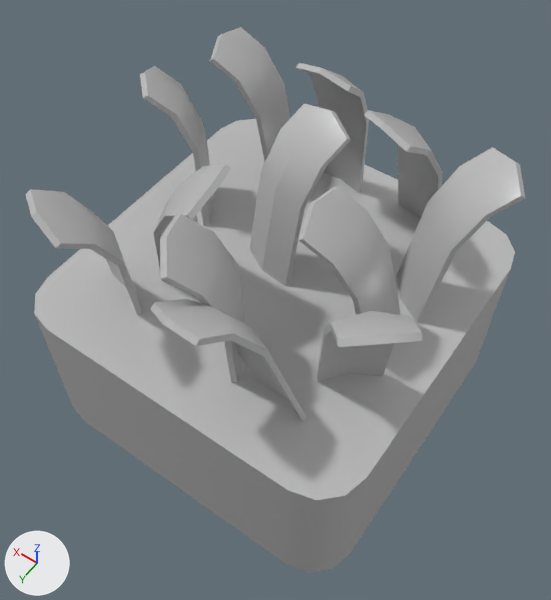
The Blender file pack_world_game/resources/models/tile_grass/tile_grass.blend: old version first, new version second.
Before and after are seen from a 50 mm camera at (-1.53, 2.18, 3.64) aimed at (-0.04, 0.11, 0.37). The axes (+X, +Y, +Z) are drawn at lower left. The lights are the same throughout.

Before the edit, the objects in view are built like this:
```python
mat_material = principled_material('Material')
mat_material.base_color = (0.5, 0.5, 0.5)  # grey #bcbcbc
mat_material.roughness = 0.4
me_plane_034 = bpy.data.meshes.new('Plane.034')
me_plane_034.from_pydata(...)  # 320 vertices, 282 faces; spans x -0.34..1.24, y -1.94..1.92, z -1.37..2.08
me_plane_034.polygons.foreach_set('use_smooth', [True] * 282)
me_plane_034.materials.append(mat_material)  # grey #bcbcbc
ob_plane_004 = bpy.data.objects.new('Plane.004', me_plane_034)
ob_plane_004.location = (-0.677, 0.041, 0.448)
ob_plane_004.rotation_euler = (-2.156, -0.0292, -0.209)  # degrees (-124, -1.7, -12)
ob_plane_004.scale = (1.46, 0.699, 0.748)
_m = ob_plane_004.modifiers.new('EdgeSplit', 'EDGE_SPLIT')
_m.split_angle = 0.737
```
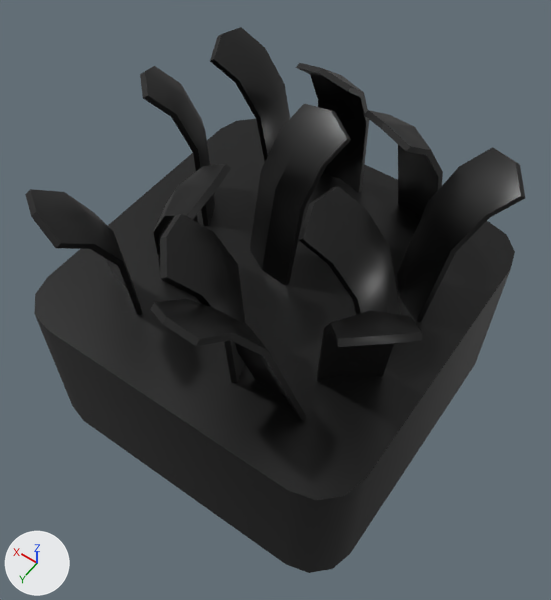
What the commit changed:
Picture 'Untitled.001' (img_untitled_001) is new.
In material 'Material' (mat_material), base_color is no longer (0.5, 0.5, 0.5), grey #bcbcbc.
In material 'Material' (mat_material), texture is now set to img_untitled_001.

Pixel boxes (x1, y1, x2, y2) of what changed, in the pictures (551 x 600 px):
'Plane.004', surface changed (grey to black)
    both: (25, 27, 525, 573)
